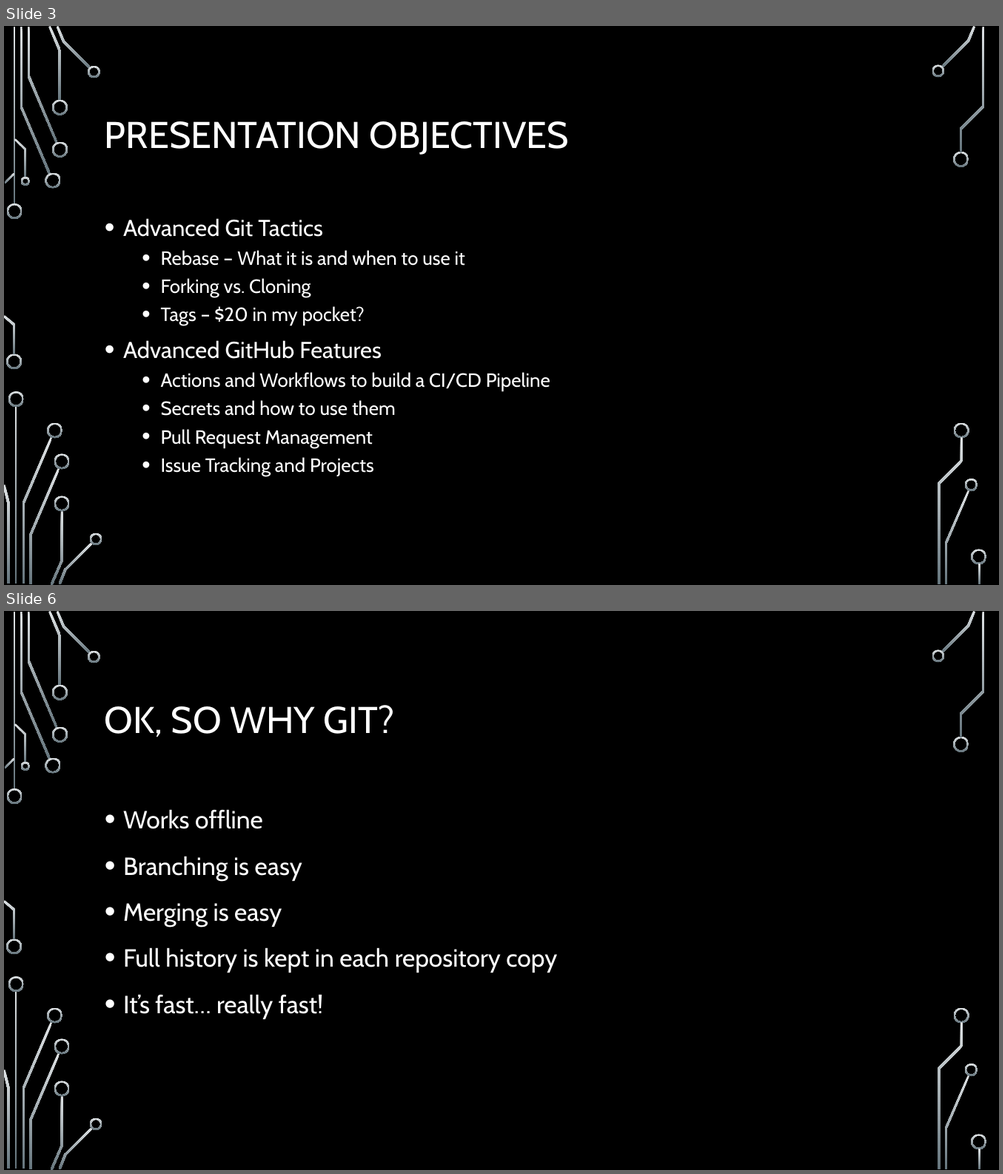
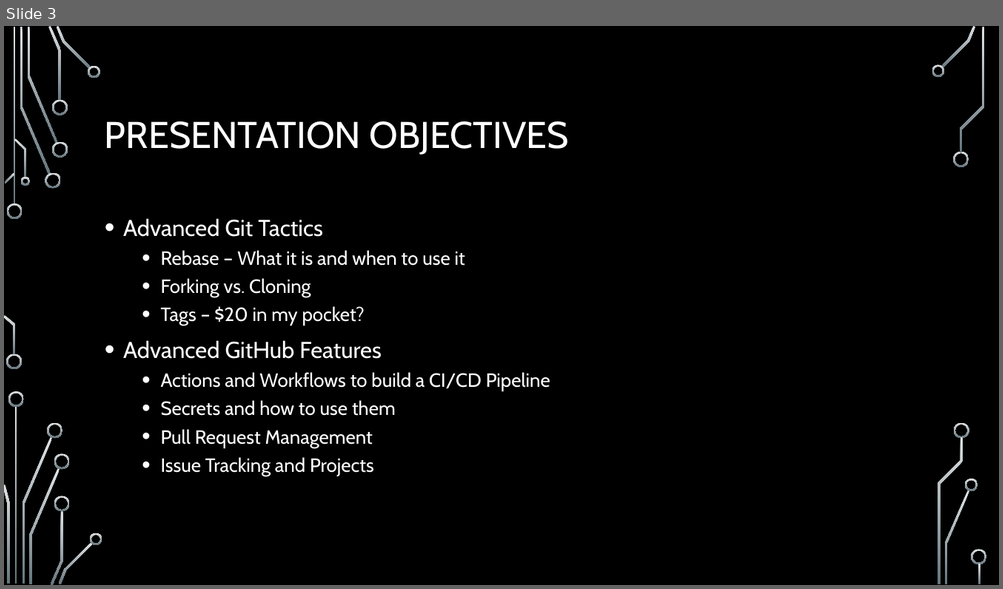
Before and after one commit to onideus/github-101-website, a slide deck: resources/Advanced github topics.pptx. Shown one above the other, each under a label of ours: slides 3 and 6 before the commit, slide 3 after it; the slides between them are not shown. The pictures are 1003x1174 and 1003x589 pixels, drawn with LibreOffice and Linux fonts; fonts in the diff are those of the drawing; background and template pictures are left out. Boxes give left, top, right and bottom in pixels: in the first picture for what was removed or moved away, otherwise in the second. Text is boxed around its words. In the diff, an @@ line names an element or a change of style, - is before the commit and + after.

```diff
--- a/resources/Advanced github topics.pptx
+++ b/resources/Advanced github topics.pptx
@@ slide 6 removed at box(4, 611, 999, 1170), background picture (left out); not listed: 36 template elements that a slide beside it also shows @@
@@ title removed at box(105, 705, 395, 738) @@
-OK, SO WHY GIT?
@@ text removed at box(123, 809, 557, 1019) @@
-• Works offline
-• Branching is easy
-• Merging is easy
-• Full history is kept in each repository copy
-• It’s fast… really fast!
```
Also in this commit, not shown: 3 slides changed, 12 slides added, 14 other slides removed, 2 other files.
